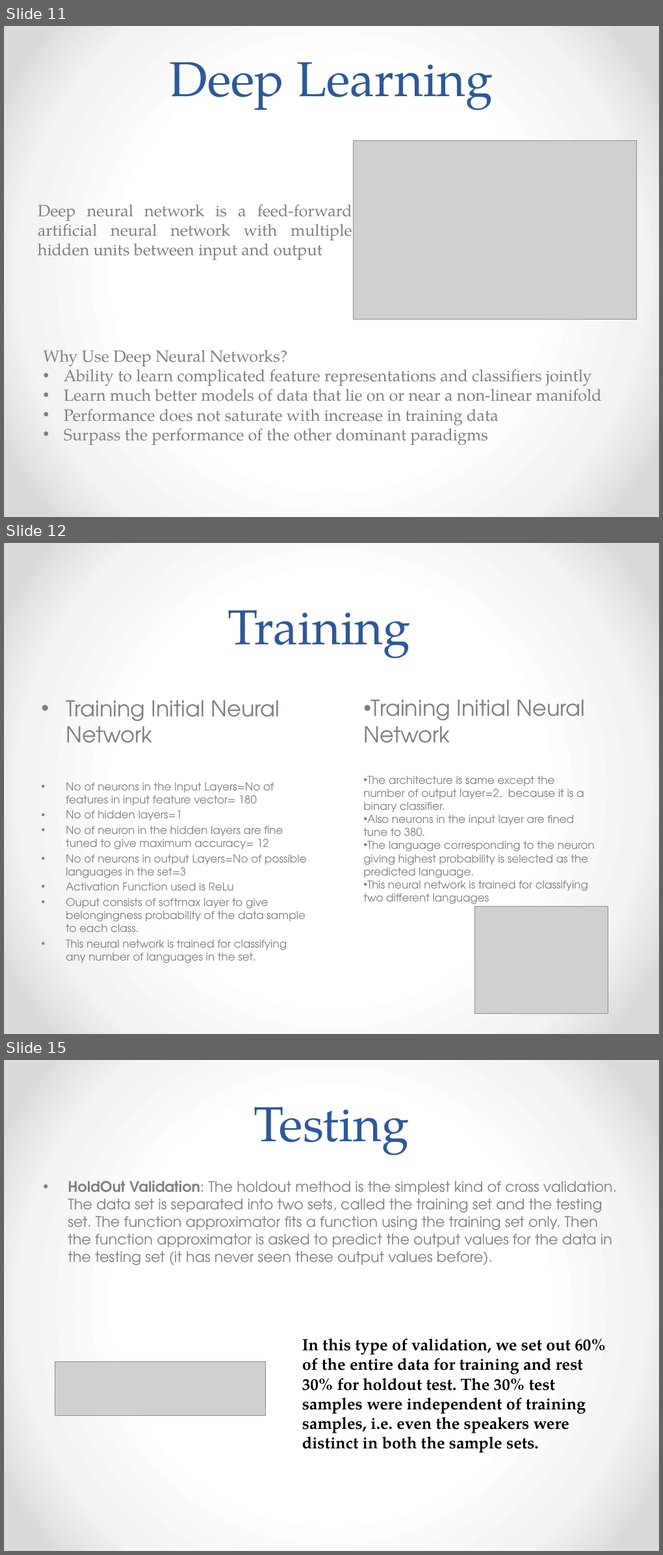
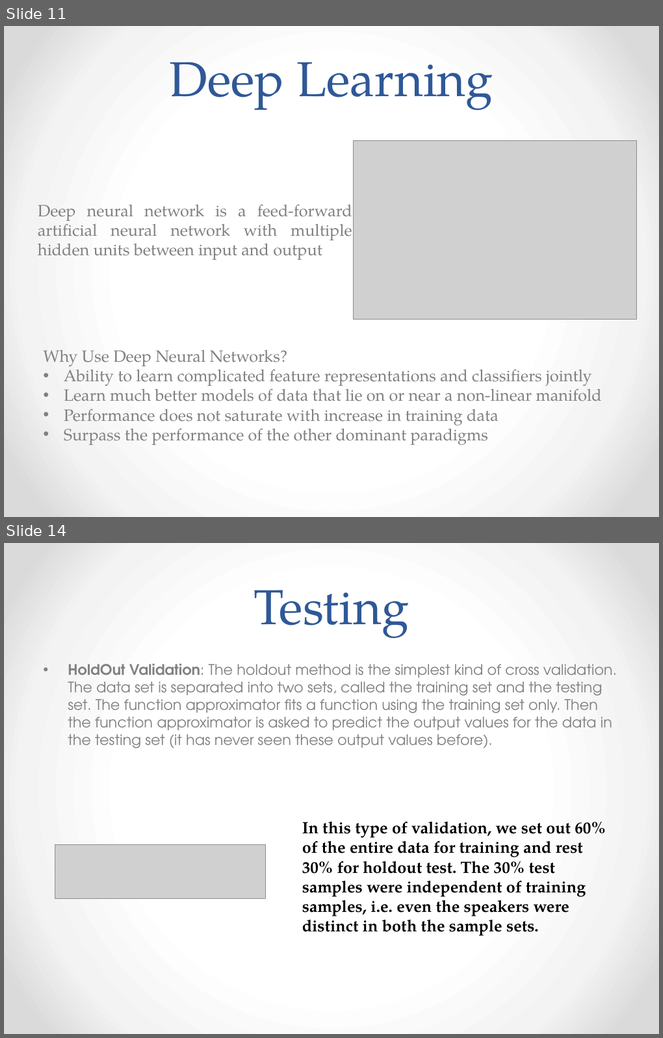
Before and after one commit to AudioExtractors/LanguageDetection, a slide deck: Docs/Presentation.pptx. Shown one above the other, each under a label of ours: slides 11, 12 and 15 before the commit, slides 11 and 14 after it; the slides between them are not shown. The pictures are 663x1555 and 663x1038 pixels, drawn with LibreOffice and Linux fonts; fonts in the diff are those of the drawing; grey boxes stand for pictures. Boxes give left, top, right and bottom in pixels: in the first picture for what was removed or moved away, otherwise in the second. Text is boxed around its words. In the diff, an @@ line names an element or a change of style, - is before the commit and + after.

```diff
--- a/Docs/Presentation.pptx
+++ b/Docs/Presentation.pptx
@@ slide 12 removed at bbox=[4, 543, 659, 1034], background gradient #FFFFFF to #F4F4F4 to #DADADA @@
@@ title removed at bbox=[228, 610, 410, 659] @@
-Training
@@ text removed at bbox=[66, 700, 306, 964] @@
-• Training Initial Neural Network
-• No of neurons in the Input Layers=No of features in input feature vector= 180
-• No of hidden layers=1
-• No of neuron in the hidden layers are fine tuned to give maximum accuracy= 12
-• No of neurons in output Layers=No of possible languages in the set=3
-• Activation Function used is ReLu
-• Ouput consists of softmax layer to give belongingness probability of the data sample to each class.
-• This neural network is trained for classifying any number of languages in the set.
@@ text removed at bbox=[363, 700, 595, 908] @@
-• Training Initial Neural Network
-• The architecture is same except the number of output layer=2, because it is a binary classifier.
-• Also neurons in the input layer are fined tune to 380.
-• The language corresponding to the neuron giving highest probability is selected as the predicted language.
-• This neural network is trained for classifying two different languages
@@ picture removed at bbox=[475, 906, 608, 1014] @@
@@ what was slide 15 is now slide 14 @@
```
Also in this commit, not shown: 7 slides changed.
